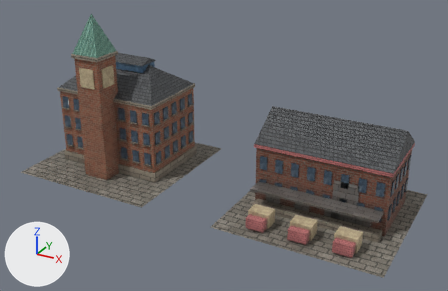
The Blender file objects/VanillaReplacements/Industry/PRINTWRK/OG_PRINTWRK.blend as it was, and as the next commit left it.
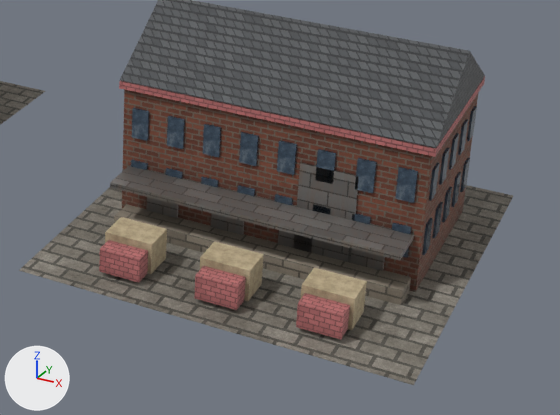
Each version appears first whole from a 50 mm lens placed at (52.4, -65.3, 38.5), pointed at (17.2, -1.3, 6.5), and next in a close-up on the part from 45% to 100% of the width and 37% to 100% of the height. Lighting does not change. The marker at lower left points along +X, +Y and +Z. The older version's two pictures come first.

Script lines for the objects in view, before the commit:
```python
me_cube_180 = bpy.data.meshes.new('Cube.180')
me_cube_180.from_pydata(...)  # a box spanning x -0.47..0.47, y -0.06..0.06, z -0.86..0.86
me_cube_180.materials.append(mat_glass_glass)
me_cube_222 = bpy.data.meshes.new('Cube.222')
me_cube_222.from_pydata(...)  # a box spanning x -8.5..8.5, y -5.0..5.0, z -0.2..0.2
me_cube_222.materials.append(mat_company_color_1_company)
me_cube_230 = bpy.data.meshes.new('Cube.230')
me_cube_230.from_pydata(...)  # a box spanning x -1.13..1.13, y -0.51..0.51, z -0.67..0.67
me_cube_230.materials.append(mat_company_color_1_company)
me_cube_232 = bpy.data.meshes.new('Cube.232')
me_cube_232.from_pydata(...)  # a box spanning x -1.13..1.13, y -0.51..0.51, z -0.67..0.67
me_cube_232.materials.append(mat_company_color_1_company)
me_cube_234 = bpy.data.meshes.new('Cube.234')
me_cube_234.from_pydata(...)  # a box spanning x -1.13..1.13, y -0.51..0.51, z -0.67..0.67
me_cube_234.materials.append(mat_company_color_1_company)
ob_cube_180 = bpy.data.objects.new('Cube.180', me_cube_180)
ob_cube_180.parent = ob_part1
ob_cube_180.location = (-1.037, -2.62, 5.913)
ob_cube_222 = bpy.data.objects.new('Cube.222', me_cube_222)
ob_cube_222.parent = ob_part1
ob_cube_222.location = (0.0, 2.252, 8.039)
ob_cube_230 = bpy.data.objects.new('Cube.230', me_cube_230)
ob_cube_230.parent = ob_part1
ob_cube_230.location = (-5.323, -8.394, 0.985)
ob_cube_232 = bpy.data.objects.new('Cube.232', me_cube_232)
ob_cube_232.parent = ob_part1
ob_cube_232.location = (0.0, -8.394, 0.985)
ob_cube_234 = bpy.data.objects.new('Cube.234', me_cube_234)
ob_cube_234.parent = ob_part1
ob_cube_234.location = (5.323, -8.394, 0.985)
# also in view: 'Cube.177' at (23.5, -2.6, 5.9); 'Cube.224' at (24.9, -2.6, 1.4); 'Cube.229' at (25.4, -7.0, 1.2); 'Cube' at (0.0, 0.0, 0.0); 'Cube.184' at (38.0, -2.6, 5.9)
```
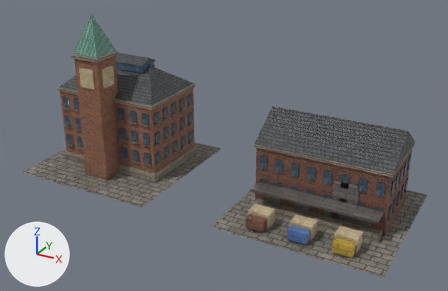
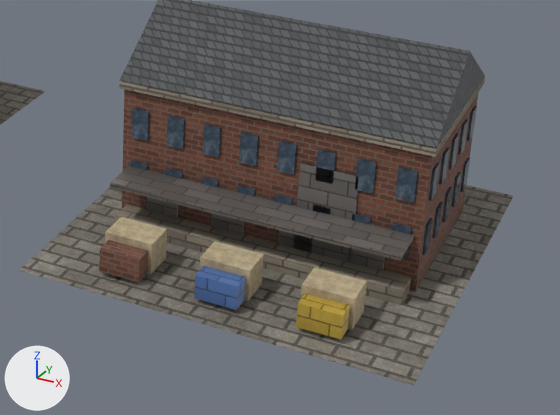
What differs and where, as boxes (x1, y1, x2, y2) in the close-ups (560 x 415 px):
'Cube.222', recoloured: (119, 77, 485, 157) in both
'Cube.234', recoloured: (296, 293, 350, 340) in both
'Cube.232', recoloured (brown to blue): (194, 266, 246, 310) in both
'Cube.230', recoloured (darker): (99, 240, 148, 282) in both

The change, as a list of edits to the scene's bpy script:
```text
Add mat_yellowsteel_yellowsteel:
    mat_yellowsteel_yellowsteel = bpy.data.materials.new('Yellowsteel yellowsteel')
    # nodes: AmbientOcclusion, BsdfPrincipled, Bump, CombineXYZ, Mapping, Math, Mix, MixRGB, NewGeometry, OutputMaterial, SeparateXYZ, TexBrick, TexCoord, TexNoise, ValToRGB
    # colours: yellow #d7b845, yellow #bc9e38, yellow #816927, black #000000, grey #909090, brown #8b6938, light grey #bfbfbf, white #ffffff
Add mat_chemblue_chemblue:
    mat_chemblue_chemblue = bpy.data.materials.new('Chemblue chemblue')
    # nodes: AmbientOcclusion, BsdfPrincipled, Bump, CombineXYZ, Mapping, Math, Mix, MixRGB, NewGeometry, OutputMaterial, SeparateXYZ, TexBrick, TexCoord, TexNoise, ValToRGB
    # colours: blue #5d86c8, blue #486caa, blue #354d81, black #000000, grey #898989, grey #6f6961, light grey #bfbfbf, white #ffffff
Change me_cube_222:
    where me_cube_222.from_pydata(...)  # 8 vertices, 6 faces; spans x -8.5..8.5, y -5.0..5.0, z -0.2..0.2
    remove me_cube_222.materials.append(mat_company_color_1_company)
    add me_cube_222.materials.append(mat_stone_stone)
Change me_cube_230:
    where me_cube_230.from_pydata(...)  # 8 vertices, 6 faces; spans x -1.13..1.13, y -0.51..0.51, z -0.67..0.67
    remove me_cube_230.materials.append(mat_company_color_1_company)
    add me_cube_230.materials.append(mat_darkbrick_darkbrick)
Change me_cube_232:
    where me_cube_232.from_pydata(...)  # 8 vertices, 6 faces; spans x -1.13..1.13, y -0.51..0.51, z -0.67..0.67
    remove me_cube_232.materials.append(mat_company_color_1_company)
    add me_cube_232.materials.append(mat_chemblue_chemblue)
Change me_cube_234:
    where me_cube_234.from_pydata(...)  # 8 vertices, 6 faces; spans x -1.13..1.13, y -0.51..0.51, z -0.67..0.67
    remove me_cube_234.materials.append(mat_company_color_1_company)
    add me_cube_234.materials.append(mat_yellowsteel_yellowsteel)
```
